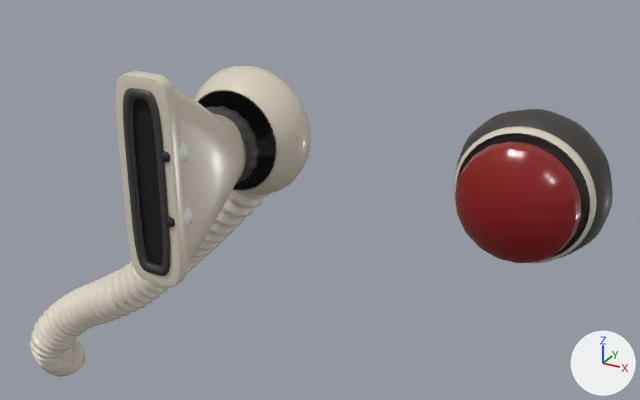
Before and after pictures for a commit that changed the glTF model tools/blender/assets/voice-vac-machine.glb.
Before and after are seen from a 50 mm camera at (0.29, -0.63, 0.267) aimed at (-0.075, 0.034, -0.065). The axes (+X, +Y, +Z) are drawn at lower right. The lights are the same throughout. The first picture is the older version. Where no turn or scale is listed for an object, it has been applied to the vertices.

The first picture shows 'VAC_BUTTON_BASE', 'VAC_BUTTON_CAP', 'VAC_BUTTON_READY_LIGHT', 'VAC_HOSE_SKIN', 'VAC_NOZZLE_COLLAR', 'VAC_NOZZLE_GASKET', 'VAC_NOZZLE_MOUTH', 'VAC_NOZZLE_SHELL', 'VAC_NOZZLE_TIP', 'VAC_PORT', 'VAC_PORT_SOCKET' and 4 more.
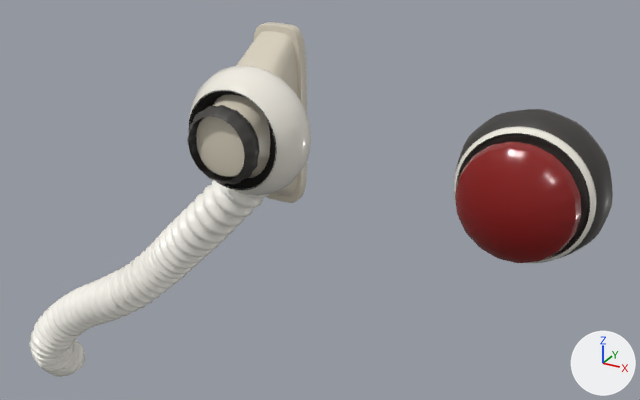
ob_vac_nozzle is not drawn itself; it is the parent of ob_vac_nozzle_collar, ob_vac_nozzle_eye_l, ob_vac_nozzle_eye_r, ob_vac_nozzle_gasket, ob_vac_nozzle_mouth, ob_vac_nozzle_pupil_l, ob_vac_nozzle_pupil_r, ob_vac_nozzle_shell.

Where the change shows, as pixel boxes (x1, y1, x2, y2) in the pictures (640 x 400 px):
'VAC_HOSE_SKIN', recoloured (pale yellow to white): (30, 190, 269, 377) in both
'VAC_NOZZLE_SHELL', turned: before (173, 88, 246, 262); after (196, 31, 298, 197)
'VAC_NOZZLE_TIP', turned: before (116, 71, 188, 287); after (253, 22, 307, 203)
'VAC_PORT', recoloured (pale yellow to white): (194, 66, 311, 196) in both
'VAC_NOZZLE_GASKET', turned (not visible afterwards): before (123, 88, 170, 276)
'VAC_NOZZLE_MOUTH', turned (not visible afterwards): before (133, 99, 163, 264)
'VAC_NOZZLE_COLLAR', turned: before (206, 106, 259, 185); after (187, 105, 260, 184)
'VAC_BUTTON_READY_LIGHT', recoloured: (454, 126, 597, 263) in both
'VAC_NOZZLE_EYE_L', turned (not visible afterwards): before (179, 141, 189, 162)
'VAC_NOZZLE_EYE_R', turned (not visible afterwards): before (183, 206, 193, 227)
'VAC_NOZZLE_PUPIL_L', turned (not visible afterwards): before (160, 151, 170, 163)
'VAC_NOZZLE_PUPIL_R', turned (not visible afterwards): before (165, 217, 175, 227)

What the commit changed:
Material 'MAT_PEARL_PLASTIC' (mat_mat_pearl_plastic) is new.
Its base color is (0.91, 0.875, 0.79) (white #f5f0e6).
Its metallic is 0.02.
Its roughness is 0.24.
Its coat weight is 0.34.
Its coat roughness is 0.16.
Material 'MAT_PEARL_RIBBED' (mat_mat_pearl_ribbed) is new.
Its base color is (0.93, 0.91, 0.84) (white #f7f5ec).
Its roughness is 0.38.
Its coat weight is 0.16.
Its coat roughness is 0.26.
me_vac_button_ready_light_mesh has 320 vertices, 480 faces and spans x -0.054..0.054, y -0.031..-0.021, z -0.054..0.054.
me_vac_button_ready_light_mesh no longer uses material mat_mat_toy_ivory (pale yellow #dad1bf).
me_vac_button_ready_light_mesh gains material mat_mat_pearl_plastic (white #f5f0e6).
me_vac_port_mesh has 576 vertices, 1008 faces and spans x -0.0602..0.0602, y -0.029..0.029, z -0.0602..0.0602.
me_vac_port_mesh no longer uses material mat_mat_toy_ivory (pale yellow #dad1bf).
me_vac_port_mesh gains material mat_mat_pearl_plastic (white #f5f0e6).
me_vac_hose_skin_mesh has 8766 vertices, 17528 faces and spans x -0.462..-0.107, y -0.013..0.069, z -0.366..0.015.
me_vac_hose_skin_mesh no longer uses material mat_mat_toy_ivory_ribbed (pale yellow #ded7c7).
me_vac_hose_skin_mesh gains material mat_mat_pearl_ribbed (white #f7f5ec).
Object 'VAC_NOZZLE' (ob_vac_nozzle) turns from (0, 90, 0) to (180, 90, 0) degrees about x, y and z.
